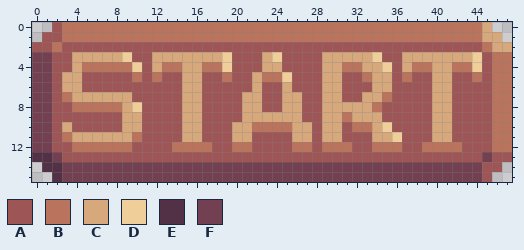
Pixel-art sprite -- Assets/Sprites/UI/button-start.png. That is the earlier state.
The file is 48x16 pixels.
Palette (. is transparent): A #9e5556  B #ba745d  C #d6a87c  D #efce99  E #523046  F #724050
After the commit:
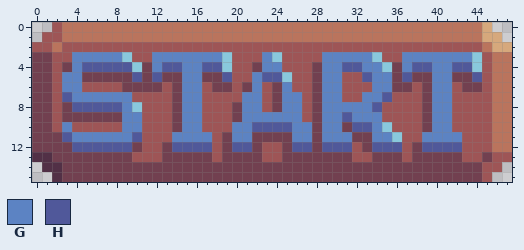
Colours new in this view: G #5c83c3  H #50589a
Diff:
colour D: #efce99 -> #89c8dc
y 3: x 4..8 CCCCC -> GGGGG; x 12..18 CCCCCCC -> GGGGGGG; x 23 C -> G; x 29..33 CCCCC -> GGGGG; x 37..43 CCCCCCC -> GGGGGGG
y 4: x 3..9 ACBBBBB -> FGHHHHH; x 11..18 ACBBCCBB -> FGHHGGHH; x 22..24 ACC -> FGG; x 28..34 ACCBBCC -> FGGHHGG; x 36..43 ACBBCCBB -> FGHHGGHH
y 5: x 3..19 CCAAAAABABAACCAAB -> GGFFFFFHFHFFGGFFH; x 22..24 CBB -> GHH; x 28..30 ACC -> FGG; x 33..44 BCCABAACCAAB -> HGGFHFFGGFFH
y 6: x 3..4 CC -> GG; x 9..12 AAAA -> FFFF; x 14..16 ACC -> FGG; x 18..19 AA -> FF; x 21..22 AC -> FG; x 24..25 AC -> FG; x 28..30 ACC -> FGG; x 34..37 CCAA -> GGFF; x 39..41 ACC -> FGG; x 43..44 AA -> FF
y 7: x 3..9 BCCCCCC -> HGGGGGG; x 14..16 ACC -> FGG; x 21..22 CC -> GG; x 24..26 ACC -> FGG; x 28..30 ACC -> FGG; x 33..35 CCB -> GGH; x 39..41 ACC -> FGG
y 8: x 3..9 ABBBBBC -> FHHHHHG; x 14..16 ACC -> FGG; x 20..22 ACC -> FGG; x 24..26 ACC -> FGG; x 28..34 ACCCCCB -> FGGGGGH; x 39..41 ACC -> FGG
y 9: x 3..10 AAAAAACC -> FFFFFFGG; x 14..16 ACC -> FGG; x 20..26 ACCCCCC -> FGGGGGG; x 28..34 ACCBCCC -> FGGHGGG; x 39..41 ACC -> FGG
y 10: x 3 C -> G; x 9..10 CC -> GG; x 14..16 ACC -> FGG; x 20..34 CCBBBBCCACCABBC -> GGHHHHGGFGGFHHG; x 39..41 ACC -> FGG
y 11: x 2..10 ABCCCCCCB -> FHGGGGGGH; x 14..17 ACCA -> GGGG; x 19..35 ACCAAAACCACCAAACC -> FGGFFFFGGFGGGFFGG; x 39..42 ACCA -> GGGG
y 12: x 2..10 AABBBBBBA -> FFHHHHHHF; x 13..17 ABBBB -> FHHHH; x 19..22 ABBA -> FHHF; x 25..31 ABBABBB -> FHHFHHH; x 33..36 ABBB -> FHHH; x 38..42 ABBBB -> FHHHH
y 13: x 3..9 AAAAAAA -> FFFFFFF; x 13..17 AAAAA -> FFFFF; x 19..22 AAAA -> FFFF; x 25..31 AAAAAAA -> FFFFFFF; x 34..36 AAA -> FFF; x 38..42 AAAAA -> FFFFF
